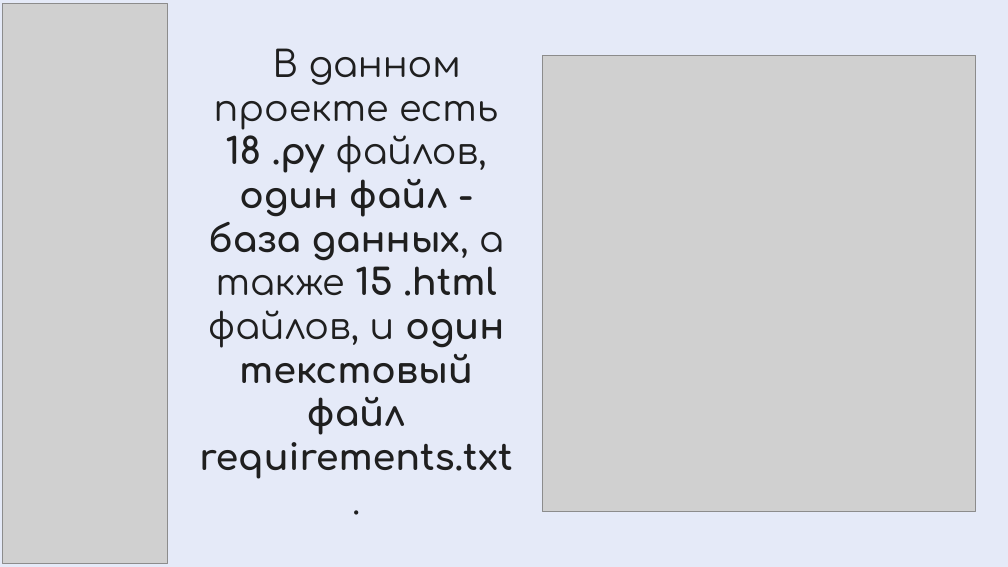
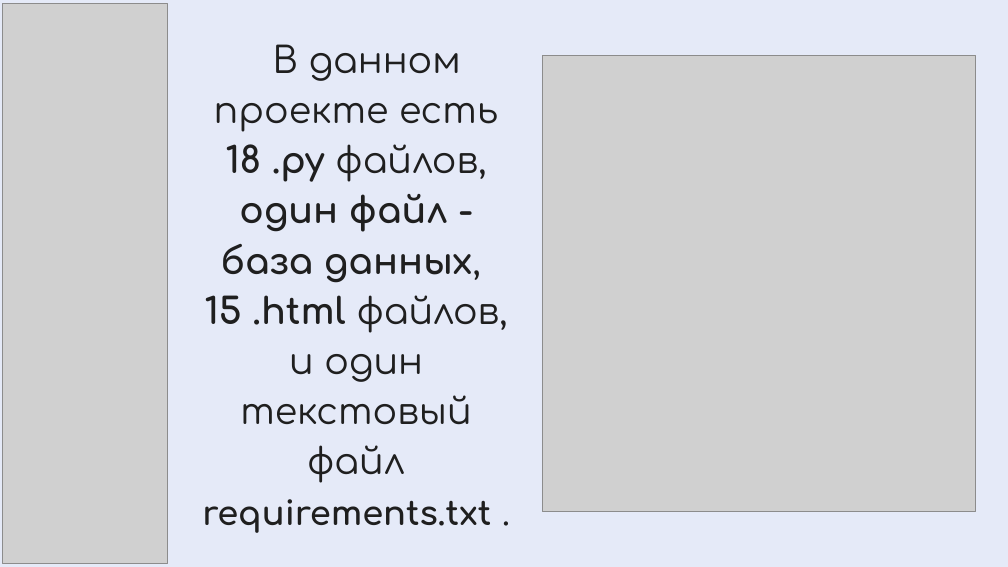
Before and after one commit to MMeadow9/Shop, a slide deck: slide 10 of documentation/Онлайн Магазин.pptx. Drawn at 1008x567 pixels with LibreOffice and Linux fonts; fonts in the diff are those of the drawing; grey boxes stand for pictures. Boxes give left, top, right and bottom in pixels: in the first picture for what was removed or moved away, otherwise in the second. Text is boxed around its words. In the diff, an @@ line names an element or a change of style, - is before the commit and + after.

```diff
--- a/documentation/Онлайн Магазин.pptx
+++ b/documentation/Онлайн Магазин.pptx
@@ text at [202, 44, 508, 533]: text changed; bold off @@
-В данном проекте есть 18 .py файлов, один файл - база данных, а также 15 .html файлов, и один текстовый файл requirements.txt .
+В данном проекте есть 18 .py файлов, один файл - база данных, 15 .html файлов, и один текстовый файл requirements.txt .
```
Also in this commit, not shown: 8 other slides changed, 3 slides added, 1 slide removed, 1 other file.
